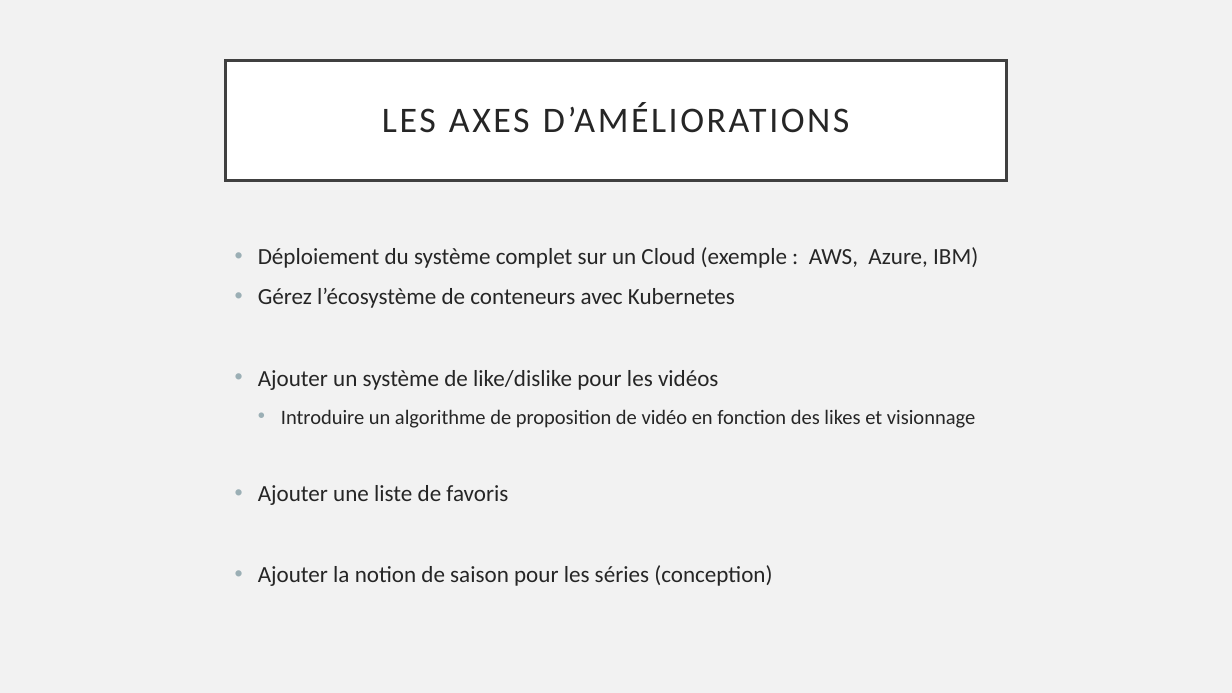
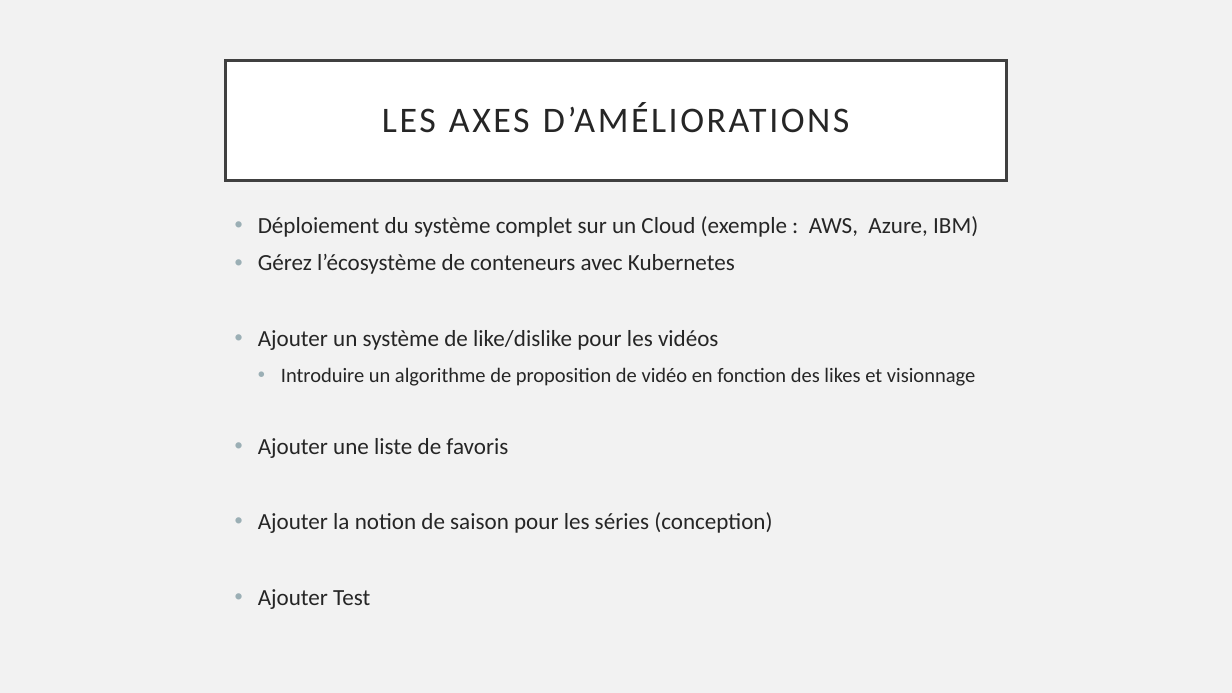
Before and after one commit to hugoj78/servicewebnetflixdocker, a slide deck: slide 12 of Presentation.pptx. Drawn at 1232x693 pixels with LibreOffice and Linux fonts; fonts in the diff are those of the drawing. Boxes give left, top, right and bottom in pixels: in the first picture for what was removed or moved away, otherwise in the second. Text is boxed around its words. In the diff, an @@ line names an element or a change of style, - is before the commit and + after.

```diff
--- a/Presentation.pptx
+++ b/Presentation.pptx
@@ text "Déploiement du système complet sur ...": place and size @@
-text "Déploiement du système complet sur ..." at box(258, 247, 978, 586)
+text "Déploiement du système complet sur ..." at box(258, 216, 978, 609)
@@ text at box(258, 216, 978, 533): line spacing 1 to 0.9 @@
@@ text at box(258, 589, 370, 609): paragraph added @@
+• Ajouter Test
```
Also in this commit, not shown: 1 other file.
